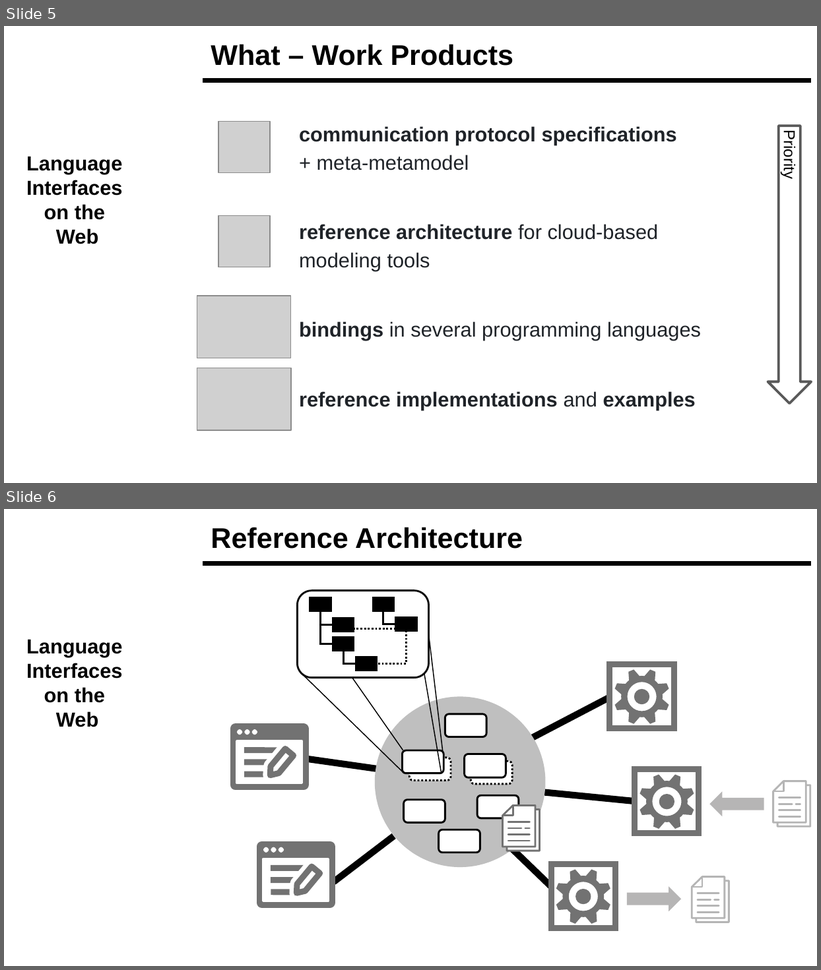
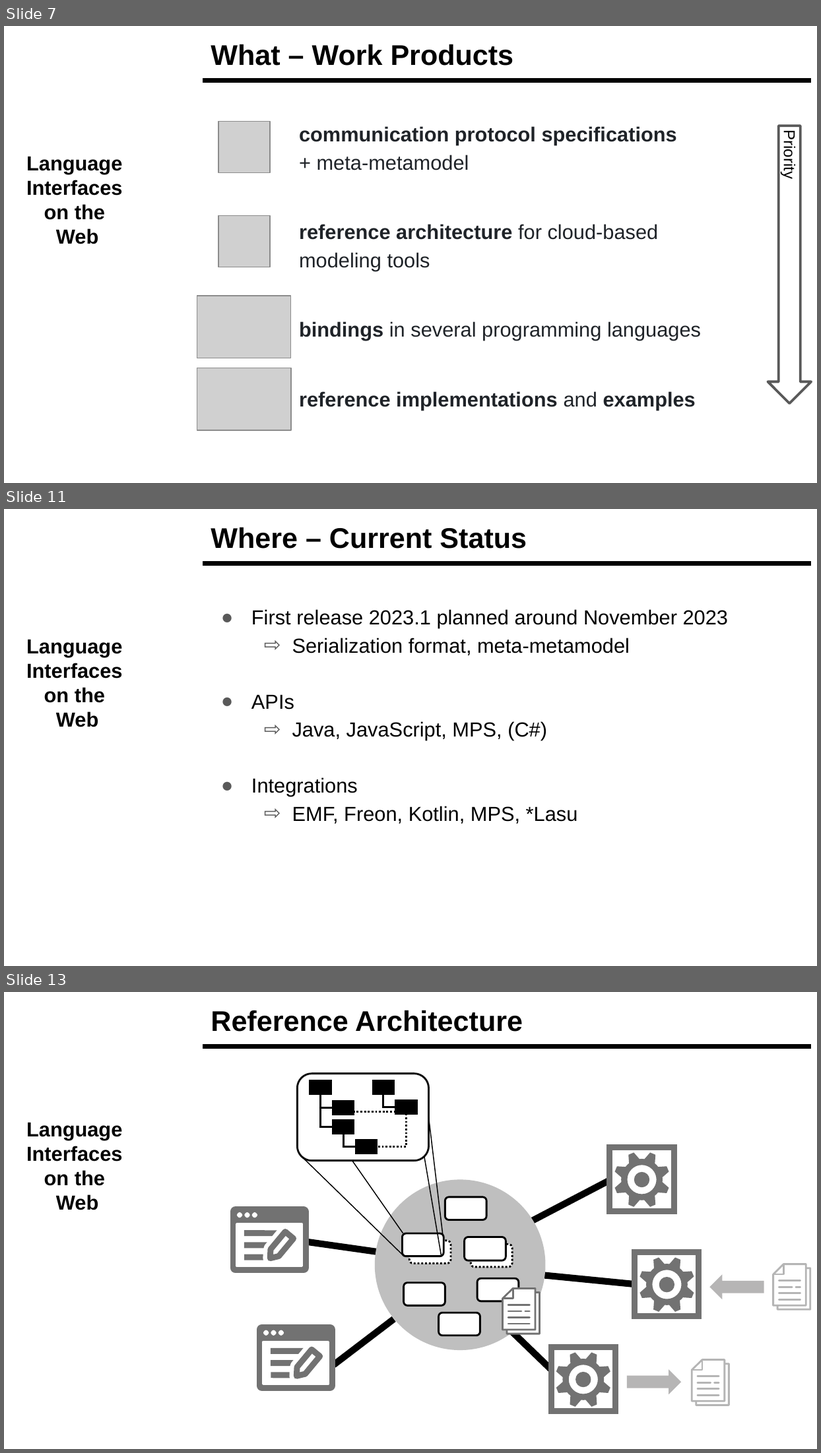
Before and after one commit to LionWeb-io/specification, a slide deck: resources/LangDev Talk.pptx. Shown one above the other, each under a label of ours: slides 5 and 6 before the commit, slides 7, 11 and 13 after it; the slides between them are not shown. The pictures are 821x970 and 821x1453 pixels, drawn with LibreOffice and Linux fonts; fonts in the diff are those of the drawing; grey boxes stand for pictures; background and template pictures are left out. Boxes give left, top, right and bottom in pixels: in the first picture for what was removed or moved away, otherwise in the second. Text is boxed around its words. In the diff, an @@ line names an element or a change of style, - is before the commit and + after.

```diff
--- a/resources/LangDev Talk.pptx
+++ b/resources/LangDev Talk.pptx
@@ slide 11 added at [4,509,817,966], background #FFFFFF; not listed: 2 template elements that a slide beside it also shows @@
@@ title added at [211,527,527,549], 25.2 pt, text #000000, bold @@
+Where – Current Status
@@ text added at [252,609,728,824], 18 pt, text #000000 @@
+● First release 2023.1 planned around November 2023
+  ⇨ Serialization format, meta-metamodel
+● APIs
+  ⇨ Java, JavaScript, MPS, (C#)
+● Integrations
+  ⇨ EMF, Freon, Kotlin, MPS, *Lasu
@@ what was slide 5 is now slide 7 @@
@@ what was slide 6 is now slide 13 @@
```
Also in this commit, not shown: 8 slides changed, 5 other slides added, 2 slides removed.
